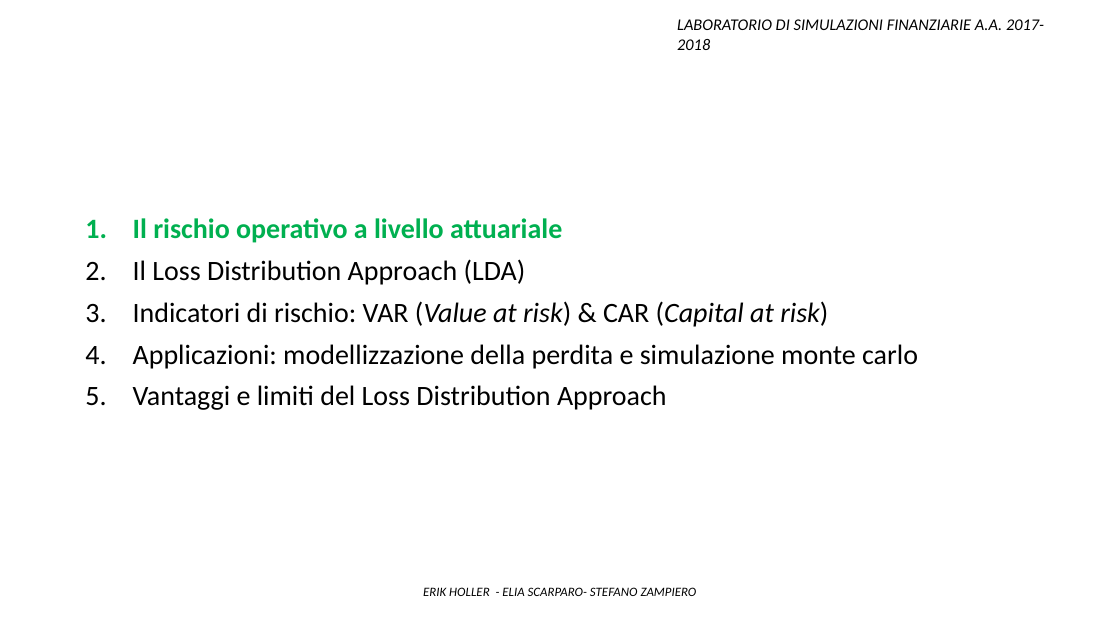
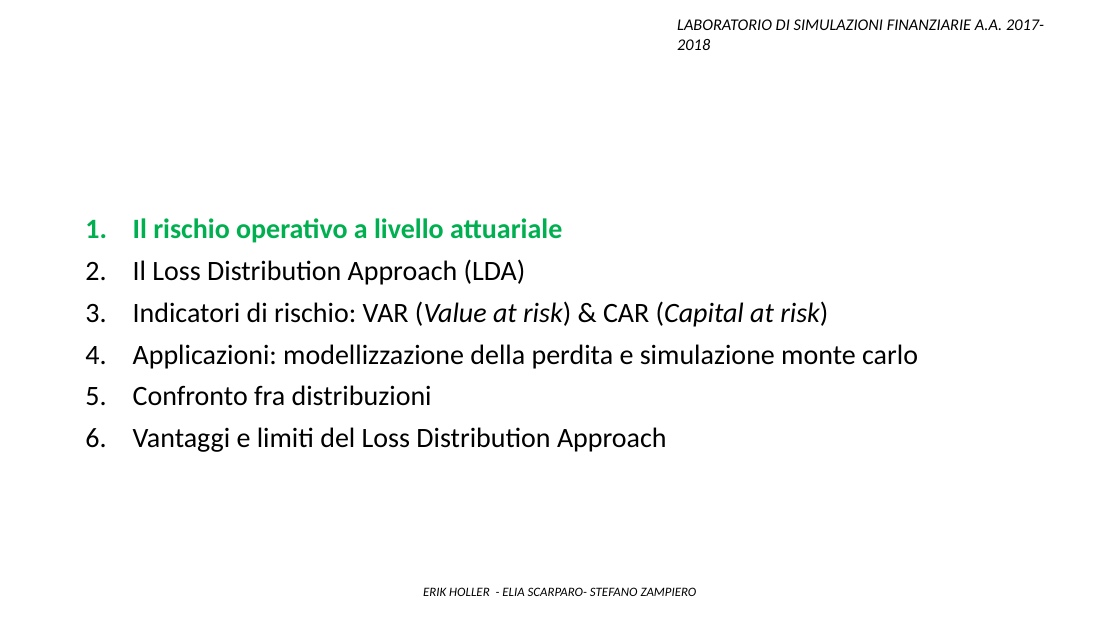
Before and after one commit to Stegirsanov/Laboratorio-di-simulazioni-finanziarie-project, a slide deck: slide 3 of Presentazione ppt/Presentazione_finale.pptx. Drawn at 1120x630 pixels with LibreOffice and Linux fonts; fonts in the diff are those of the drawing. Boxes give left, top, right and bottom in pixels: in the first picture for what was removed or moved away, otherwise in the second. Text is boxed around its words. In the diff, an @@ line names an element or a change of style, - is before the commit and + after.

```diff
--- a/Presentazione ppt/Presentazione_finale.pptx
+++ b/Presentazione ppt/Presentazione_finale.pptx
@@ text at (x1=133, y1=385, x2=432, y2=406): paragraph added @@
+5. Confronto fra distribuzioni
```
Also in this commit, not shown: 3 other slides changed, 1 other file.
